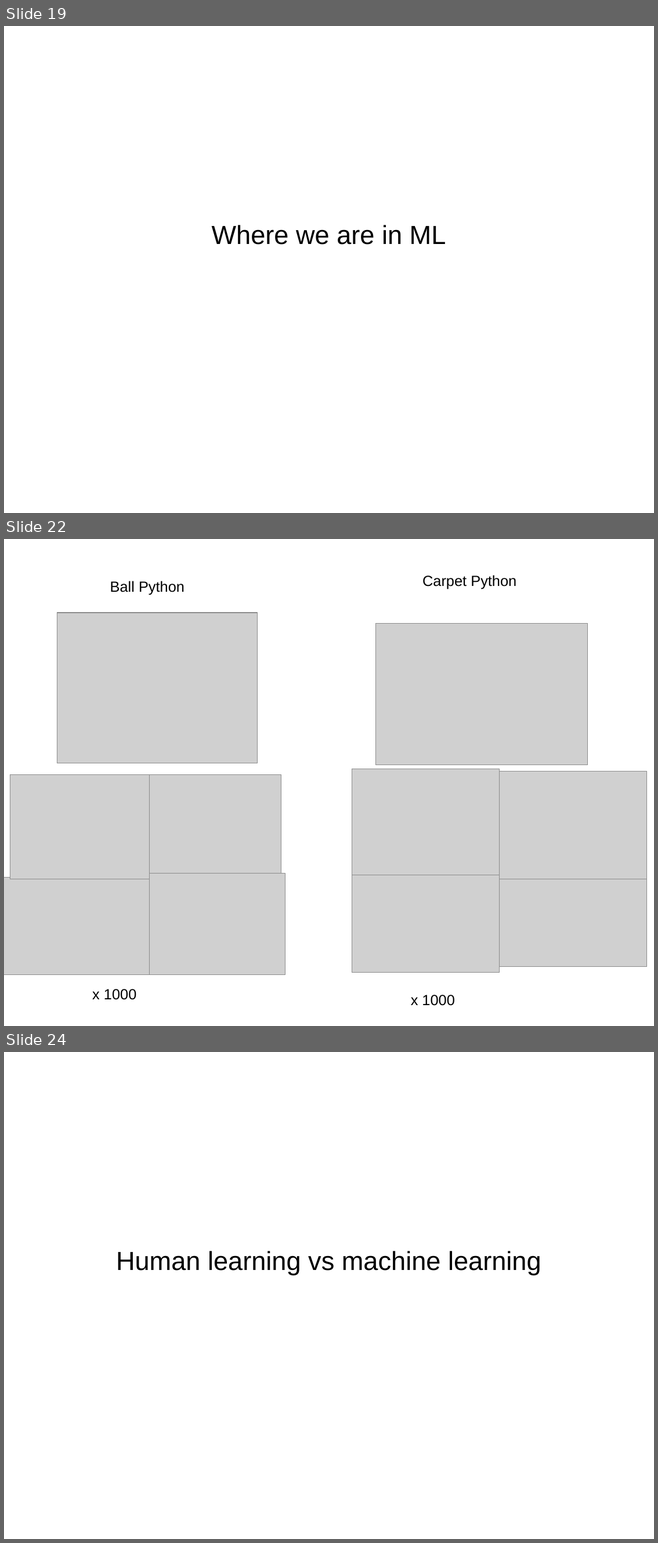
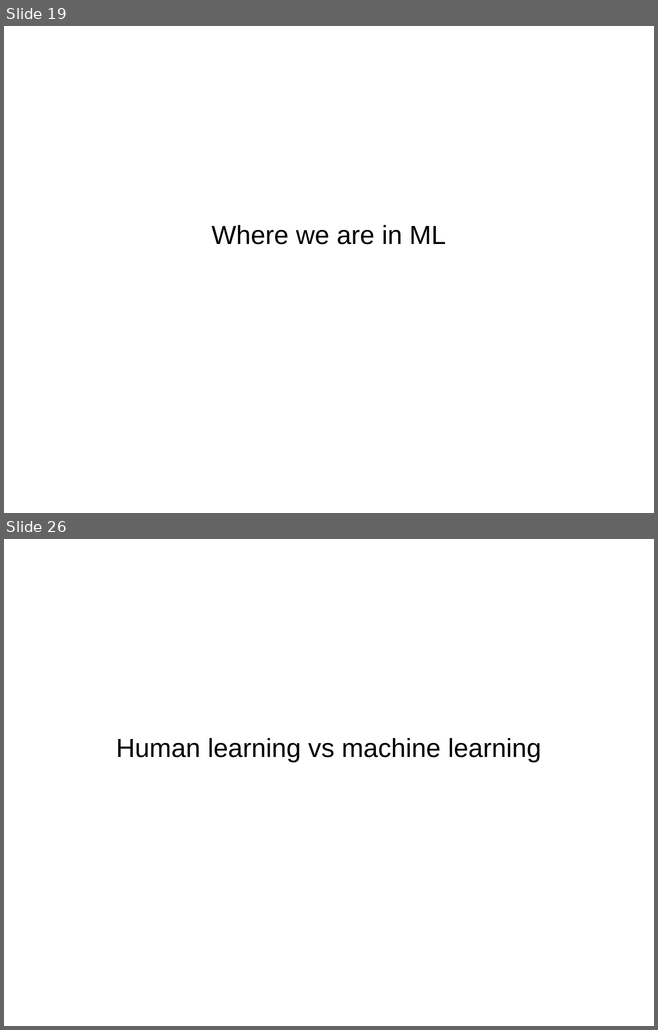
Before and after one commit to amueller/talks_odt, a slide deck: 2017/promises_and_perils_pyparis.odp. Shown one above the other, each under a label of ours: slides 19, 22 and 24 before the commit, slides 19 and 26 after it; the slides between them are not shown. The pictures are 658x1543 and 658x1030 pixels, drawn with LibreOffice and Linux fonts; fonts in the diff are those of the drawing; grey boxes stand for pictures. Boxes give left, top, right and bottom in pixels: in the first picture for what was removed or moved away, otherwise in the second. Text is boxed around its words. In the diff, an @@ line names an element or a change of style, - is before the commit and + after.

```diff
--- a/2017/promises_and_perils_pyparis.odp
+++ b/2017/promises_and_perils_pyparis.odp
@@ slide 22 removed at box(4, 539, 654, 1026), background #FFFFFF @@
@@ text removed at box(110, 581, 184, 595) @@
-Ball Python
@@ text removed at box(422, 575, 516, 589) @@
-Carpet Python
@@ picture removed at box(57, 613, 257, 763) @@
@@ picture removed at box(375, 623, 587, 765) @@
@@ picture removed at box(10, 775, 150, 879) @@
@@ picture removed at box(150, 775, 281, 873) @@
@@ picture removed at box(352, 769, 499, 879) @@
@@ picture removed at box(499, 771, 647, 879) @@
@@ picture removed at box(4, 877, 150, 975) @@
@@ picture removed at box(150, 874, 285, 975) @@
@@ picture removed at box(352, 875, 499, 973) @@
@@ picture removed at box(499, 875, 647, 967) @@
@@ text removed at box(92, 989, 136, 1000) @@
-x 1000
@@ text removed at box(411, 995, 454, 1006) @@
-x 1000
@@ what was slide 24 is now slide 26 @@
```
Also in this commit, not shown: 5 slides changed, 7 slides added, 4 other slides removed.
